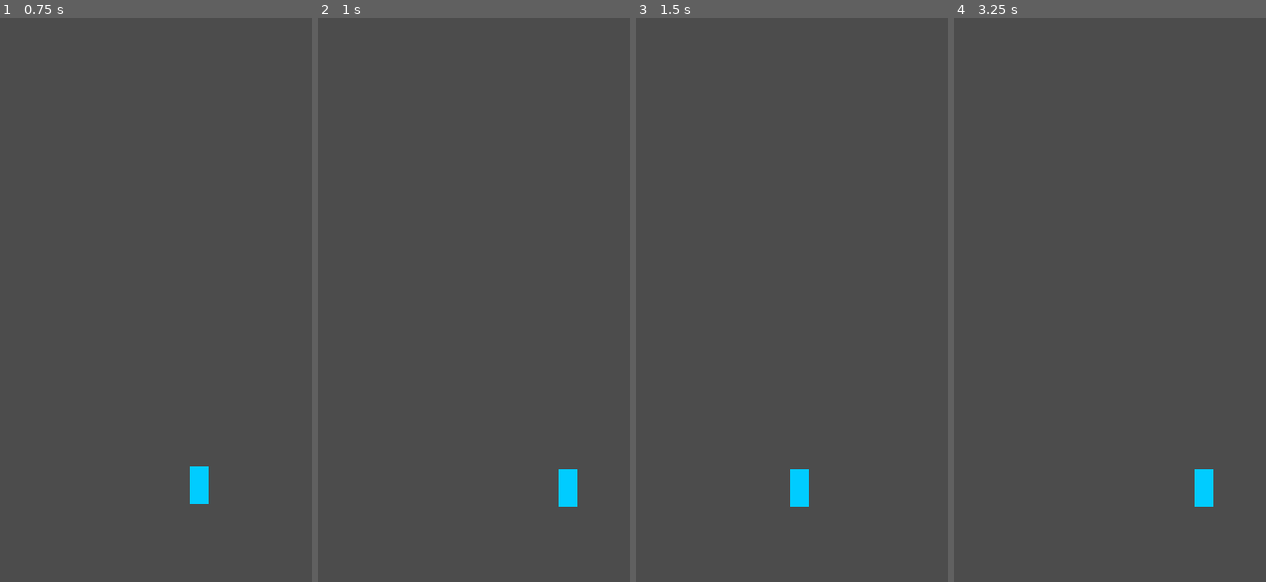
Above: before the commit, frames 1-4 (left to right).
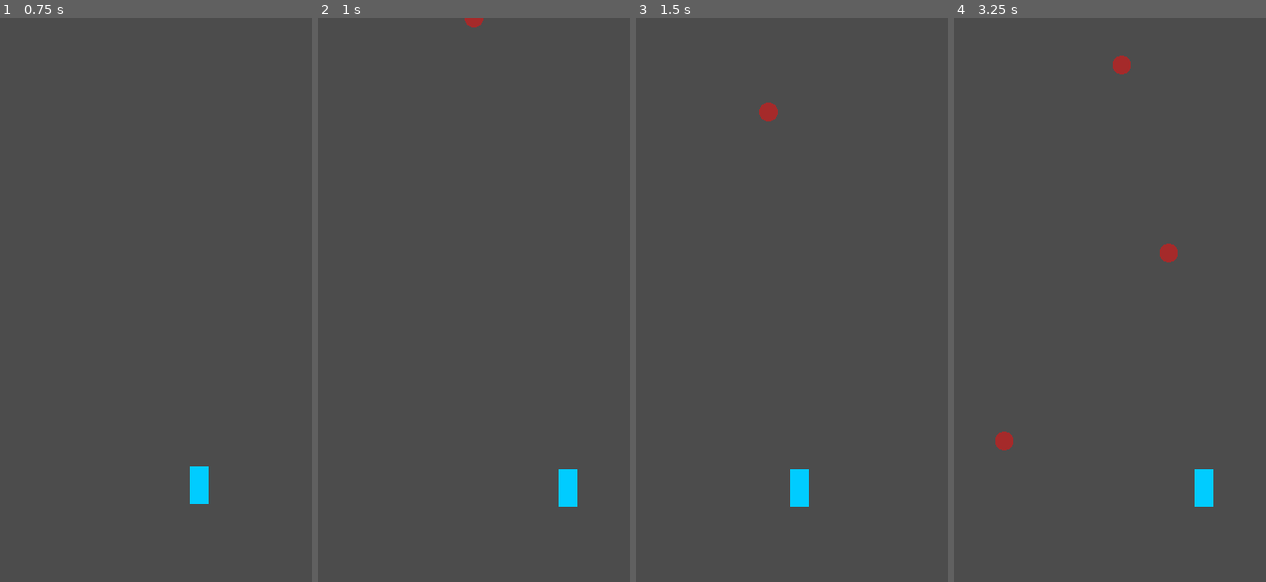
Above: after the commit, the same moments.

Repository: the-alex-g/KarateBody
Game: Godot game, scene res://Main/Main.tscn
The game is run twice, just before and just after one commit, with the same random seed, the same clock (stepped at 60 frames per second) and the same inputs.
Inputs:
- Up to frame 1 (0.75 s): tap Enter at 0.5 s; hold D (go_right) from 0.53 s (still down); tap Space (punch) at 0.6 s
- Up to frame 2 (1 s): keep holding D (go_right)
- Up to frame 3 (1.5 s): release D (go_right) at 1.28 s; hold Left (go_left) from 1.28 s (still down); tap Space (punch) at 1.35 s
- Up to frame 4 (3.25 s): release Left (go_left) at 2.03 s; hold D (go_right) from 2.03 s (still down); tap Space (punch) at 2.1, 2.85 s

Frame 1 is identical in both runs. In frame 2, less than 0.1% of the frame differs, in the area x 46-54%, y 0-2%; in frame 3, 0.2%; in frame 4, 0.5%, in the area x 13-72%, y 6-77%.

Commit message:
Add enemy spawning

Diff:
--- /dev/null
+++ b/project/Enemy/Enemy.gd
@@ -0,0 +1,26 @@
+class_name Enemy
+extends KinematicBody2D
+
+enum Side {LEFT, RIGHT}
+
+export var direction := Vector2(0.25,1)
+export var speed := 200
+
+var _ignore
+var side = Side.LEFT
+
+func _ready():
+	match side:
+		Side.LEFT:
+			direction.x *= -1
+		Side.RIGHT:
+			direction.x *= 1
+
+func _physics_process(delta):
+	_ignore = move_and_collide(direction*speed*delta)
+
+func hit():
+	print("ouch")
+
+func _draw():
+	draw_circle(Vector2.ZERO, 10, Color.brown)
--- /dev/null
+++ b/project/Enemy/Enemy.tscn
@@ -0,0 +1,11 @@
+[gd_scene load_steps=3 format=2]
+
+[ext_resource path="res://Enemy/Enemy.gd" type="Script" id=1]
+
+[sub_resource type="CircleShape2D" id=1]
+
+[node name="Enemy" type="KinematicBody2D"]
+script = ExtResource( 1 )
+
+[node name="CollisionShape2D" type="CollisionShape2D" parent="."]
+shape = SubResource( 1 )
--- /dev/null
+++ b/project/Enemy/Road.gd
@@ -0,0 +1,23 @@
+extends Node2D
+
+const _Enemy := preload("res://Enemy/Enemy.tscn")
+
+export var _enemy_spawn_delay := 1
+
+func _ready():
+	randomize()
+	$Timer.wait_time = _enemy_spawn_delay
+
+func _on_Timer_timeout():
+	spawn_enemy()
+
+func spawn_enemy():
+	var _enemy := _Enemy.instance()
+	_enemy.position = Vector2.ZERO
+	var side := randi()%2
+	match side:
+		0:
+			_enemy.side = _enemy.Side.LEFT
+		1:
+			_enemy.side = _enemy.Side.RIGHT
+	$Enemies.add_child(_enemy)
--- /dev/null
+++ b/project/Enemy/Road.tscn
@@ -0,0 +1,13 @@
+[gd_scene load_steps=2 format=2]
+
+[ext_resource path="res://Enemy/Road.gd" type="Script" id=1]
+
+[node name="Road" type="Node2D"]
+position = Vector2( 300, 0 )
+script = ExtResource( 1 )
+
+[node name="Timer" type="Timer" parent="."]
+autostart = true
+
+[node name="Enemies" type="Node2D" parent="."]
+[connection signal="timeout" from="Timer" to="." method="_on_Timer_timeout"]
--- a/project/Main/Main.tscn
+++ b/project/Main/Main.tscn
@@ -1,8 +1,11 @@
-[gd_scene load_steps=2 format=2]
+[gd_scene load_steps=3 format=2]
 
 [ext_resource path="res://Player/Player.tscn" type="PackedScene" id=1]
+[ext_resource path="res://Enemy/Road.tscn" type="PackedScene" id=2]
 
 [node name="Main" type="Node2D"]
 
 [node name="Player" parent="." instance=ExtResource( 1 )]
 position = Vector2( 300.455, 495.282 )
+
+[node name="Road" parent="." instance=ExtResource( 2 )]
--- a/project/Player/Player.gd
+++ b/project/Player/Player.gd
@@ -1,3 +1,4 @@
+class_name Player
 extends Node2D
 
 enum Side {LEFT, RIGHT}
@@ -8,7 +9,7 @@
 
 export var punch_delay_time := 0.5
 
-var _error
+var _ignore
 var side = Side.LEFT
 var can_punch := true
 
--- a/project/Player/Player.tscn
+++ b/project/Player/Player.tscn
@@ -3,7 +3,7 @@
 [ext_resource path="res://Player/Player.gd" type="Script" id=1]
 
 [sub_resource type="RectangleShape2D" id=1]
-extents = Vector2( 20.8111, 20.3383 )
+extents = Vector2( 30.325, 47.0957 )
 
 [node name="Player" type="Node2D"]
 script = ExtResource( 1 )
--- a/project/project.godot
+++ b/project/project.godot
@@ -8,9 +8,20 @@
 
 config_version=4
 
-_global_script_classes=[  ]
+_global_script_classes=[ {
+"base": "KinematicBody2D",
+"class": "Enemy",
+"language": "GDScript",
+"path": "res://Enemy/Enemy.gd"
+}, {
+"base": "Node2D",
+"class": "Player",
+"language": "GDScript",
+"path": "res://Player/Player.gd"
+} ]
 _global_script_class_icons={
-
+"Enemy": "",
+"Player": ""
 }
 
 [application]
